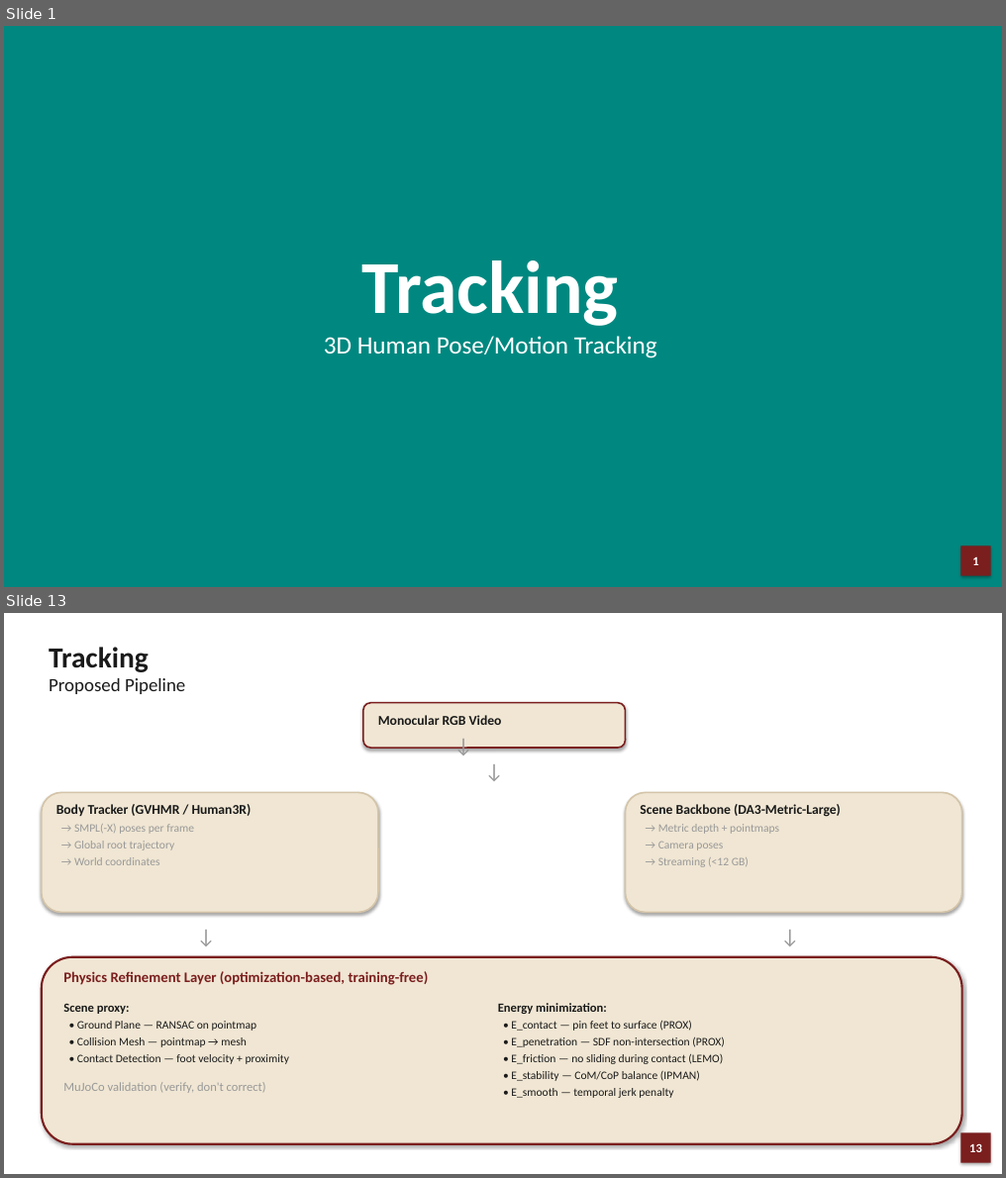
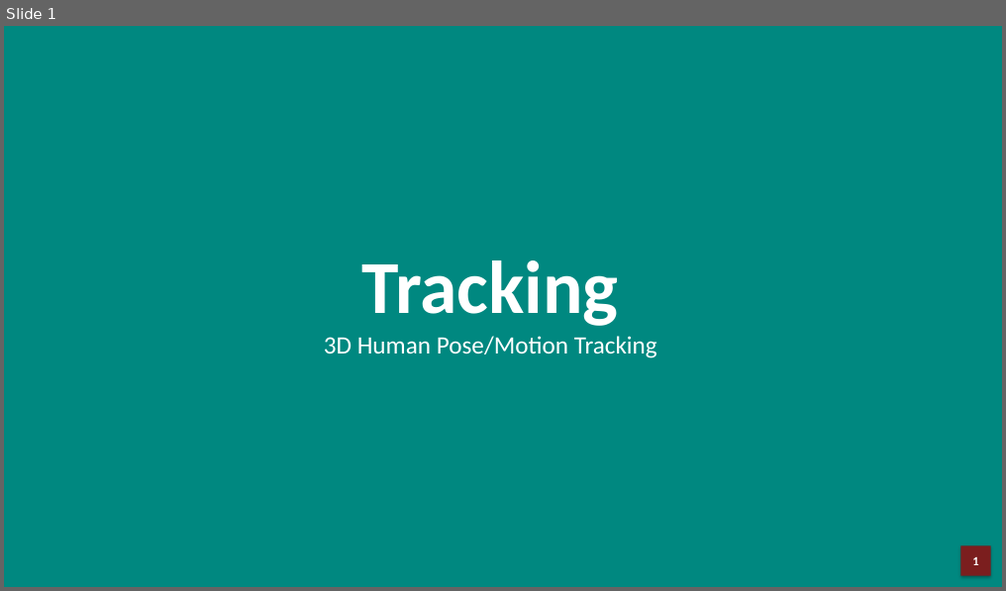
Before and after one commit to JCNTH/Pact3D, a slide deck: Pact3D_Presentation.pptx. Shown one above the other, each under a label of ours: slides 1 and 13 before the commit, slide 1 after it; the slides between them are not shown. The pictures are 1006x1178 and 1006x591 pixels, drawn with LibreOffice and Linux fonts; fonts in the diff are those of the drawing. Boxes give left, top, right and bottom in pixels: in the first picture for what was removed or moved away, otherwise in the second. Text is boxed around its words. In the diff, an @@ line names an element or a change of style, - is before the commit and + after.

```diff
--- a/Pact3D_Presentation.pptx
+++ b/Pact3D_Presentation.pptx
@@ slide 13 removed at (4,613,1002,1174), background #FFFFFF @@
@@ text removed at (49,647,149,672) @@
-Tracking
@@ text removed at (49,678,185,694) @@
-Proposed Pipeline
@@ rounded rectangle removed at (363,703,626,748) @@
@@ text removed at (378,715,502,725) @@
-Monocular RGB Video
@@ text removed at (439,729,550,752) @@
-↓ ↓
@@ rounded rectangle removed at (42,792,378,912) @@
@@ text removed at (56,804,252,865) @@
-Body Tracker (GVHMR / Human3R)
-→ SMPL(-X) poses per frame
-→ Global root trajectory
-→ World coordinates
@@ rounded rectangle removed at (626,792,962,912) @@
@@ text removed at (640,804,841,867) @@
-Scene Backbone (DA3-Metric-Large)
-→ Metric depth + pointmaps
-→ Camera poses
-→ Streaming (<12 GB)
@@ text removed at (168,920,244,943) @@
-↓
@@ text removed at (752,920,828,943) @@
-↓
@@ rounded rectangle removed at (42,958,962,1145) @@
@@ text removed at (63,971,429,985) @@
-Physics Refinement Layer (optimization-based, training-free)
@@ text removed at (63,1003,289,1093) @@
-Scene proxy:
-• Ground Plane — RANSAC on pointmap
-• Collision Mesh — pointmap → mesh
-• Contact Detection — foot velocity + proximity
-MuJoCo validation (verify, don't correct)
@@ text removed at (498,1003,724,1098) @@
-Energy minimization:
-• E_contact — pin feet to surface (PROX)
-• E_penetration — SDF non-intersection (PROX)
-• E_friction — no sliding during contact (LEMO)
-• E_stability — CoM/CoP balance (IPMAN)
-• E_smooth — temporal jerk penalty
@@ rectangle removed at (960,1134,991,1163) @@
-13
```
Also in this commit, not shown: 3 slides changed, 6 slides added, 12 other slides removed, 1 other file.
